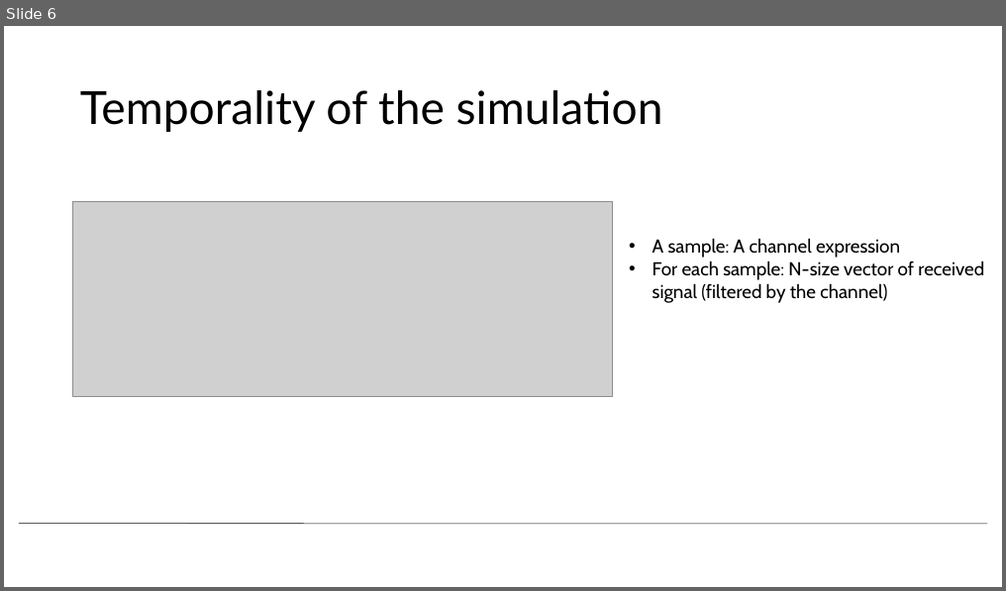
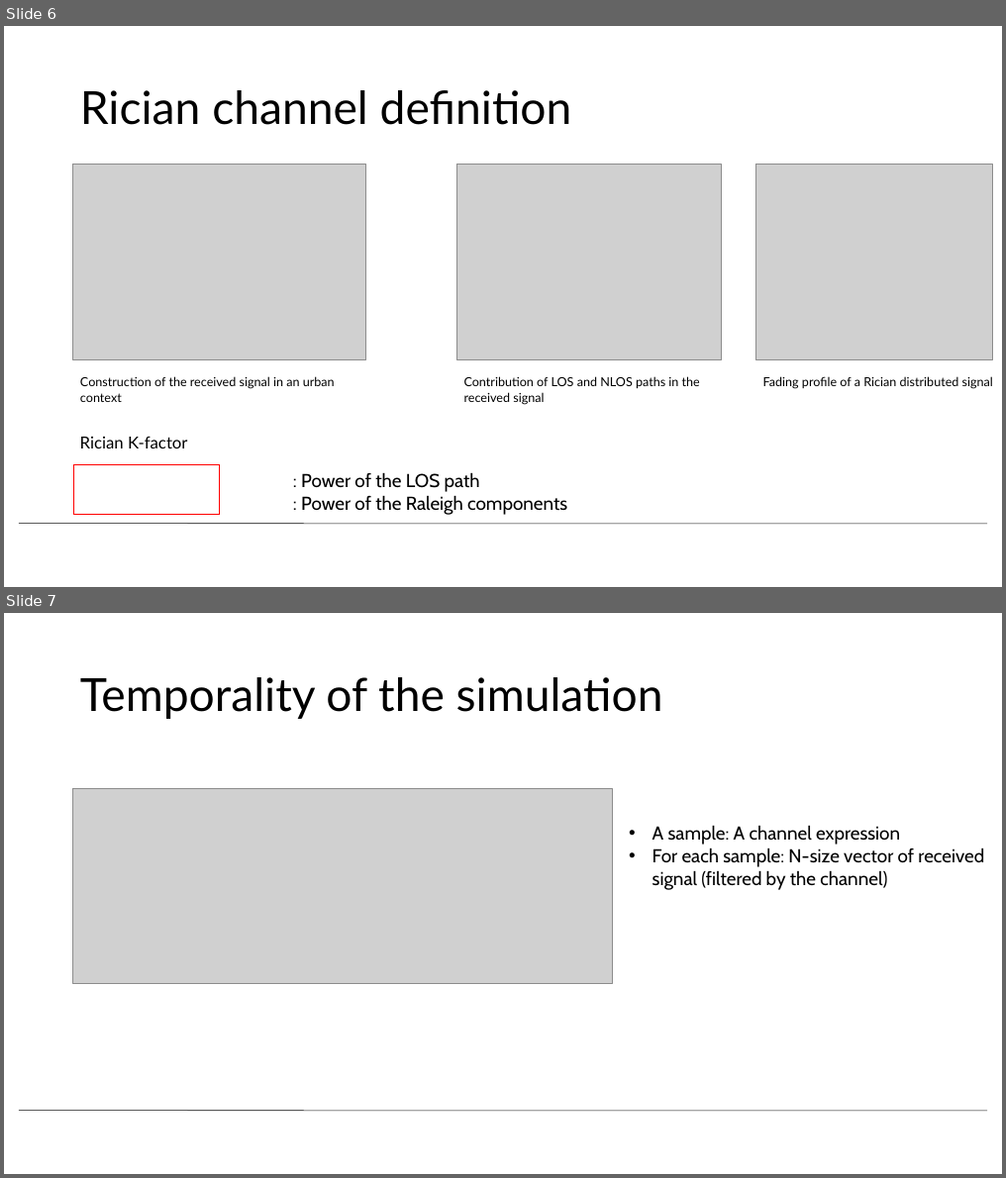
Before and after one commit to FORTRANMAS83R/vehicular-canal-estimator, a slide deck: doc/pres.odp. Shown one above the other, each under a label of ours: slide 6 before the commit, slides 6 and 7 after it. The pictures are 1006x591 and 1006x1178 pixels, drawn with LibreOffice and Linux fonts; fonts in the diff are those of the drawing; grey boxes stand for pictures; background and template pictures are left out. Boxes give left, top, right and bottom in pixels: in the first picture for what was removed or moved away, otherwise in the second. Text is boxed around its words. In the diff, an @@ line names an element or a change of style, - is before the commit and + after.

```diff
--- a/doc/pres.odp
+++ b/doc/pres.odp
@@ slide 6 added at (4, 26, 1002, 587), background #FFFFFF; not listed: 1 template element that a slide beside it also shows @@
@@ title added at (80, 90, 572, 125), 44 pt, text #000000 @@
+Rician channel definition
@@ picture added at (73, 165, 366, 361) @@
@@ picture added at (456, 165, 722, 361) @@
@@ picture added at (755, 165, 992, 361) @@
@@ text added at (80, 376, 335, 402), 12 pt, text #000000 @@
+Construction of the received signal in an urban context
@@ text added at (464, 376, 700, 405), 12 pt, text #000000 @@
+Contribution of LOS and NLOS paths in the received signal
@@ text added at (763, 376, 993, 389), 12 pt, text #000000 @@
+Fading profile of a Rician distributed signal
@@ text added at (80, 437, 187, 449), 16 pt, text #000000 @@
+Rician K-factor
@@ rectangle added at (73, 465, 219, 515), outline #FF0000 0.74 pt @@
@@ text added at (301, 472, 480, 492), 18 pt, text #000000 @@
+: Power of the LOS path
@@ text added at (301, 495, 567, 515), 18 pt, text #000000 @@
+: Power of the Raleigh components
@@ what was slide 6 is now slide 7 @@
```
Also in this commit, not shown: 1 slide changed, 1 slide removed, 1 other file.
